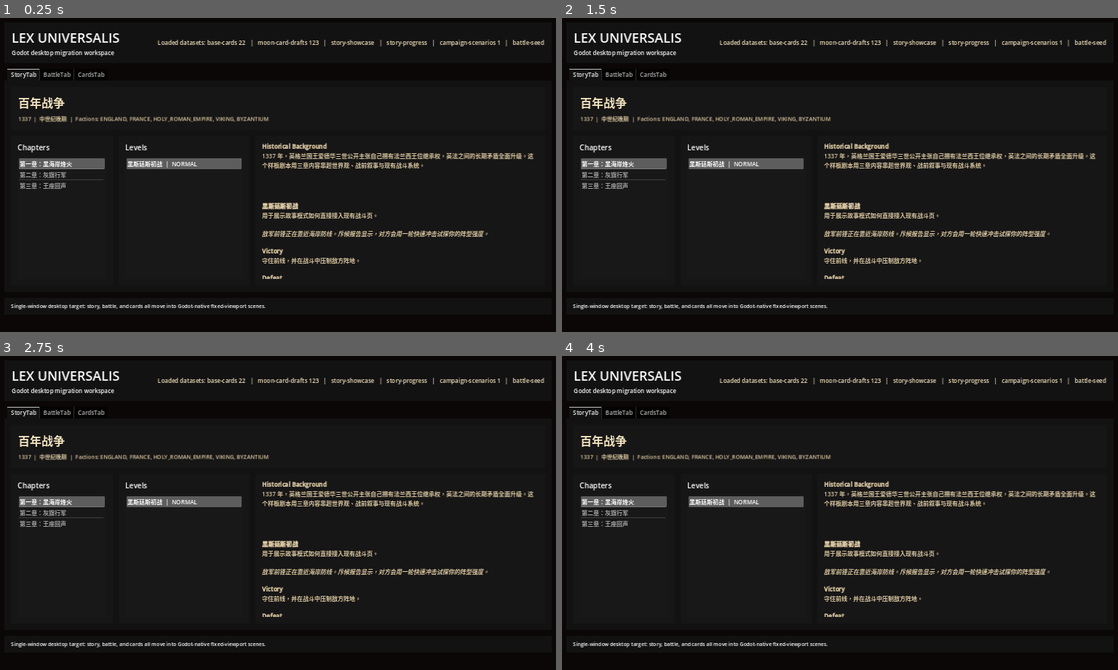
Above: before the commit, frames 1-4 (two rows, left to right).
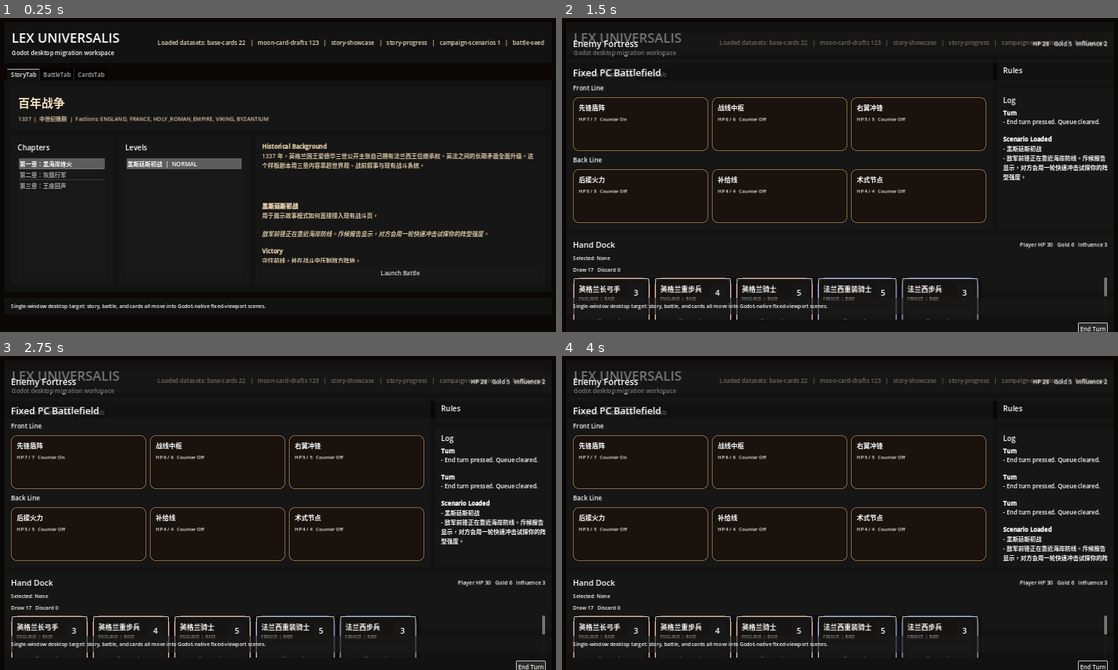
Above: after the commit, the same moments.

Repository: emptyinkpot/Lex-Universalis
Game: Godot game, scene res://scenes/Main.tscn
Two runs of this game, one before a commit and one after it. Both use one fixed random seed, a clock stepped at 60 frames per second and the inputs below.
Inputs (mouse positions are in pixels of both pictures, inside the frame that each line leads up to):
- Up to frame 1 (0.25 s): no input
- Up to frame 2 (1.5 s): click (962, 272) at 0.5 s, where only the run after the commit has a clickable "Launch Battle"; click (1090, 328) at 1.25 s, where only the run after the commit has a clickable "End Turn"
- Up to frame 3 (2.75 s): click (528, 666) at 2 s, where only the run after the commit has a clickable "End Turn"
- Up to frame 4 (4 s): click (1090, 666) at 2.75 s, where only the run after the commit has a clickable "End Turn"; tap A at 3.5 s; move the mouse to (967, 491) at 3.52 s; click (967, 491) at 3.67 s

The runs differ from the first frame. In frame 1, 0.1% of the frame differs, in the area x 47-76%, y 78-84%; in frame 2, 11%; in frame 3, 11%; in frame 4, 11%, in the area x 1-99%, y 4-100%.

Commit message:
feat: connect godot story flow to battle

Diff:
--- a/godot/scenes/story/StoryModeScene.tscn
+++ b/godot/scenes/story/StoryModeScene.tscn
@@ -136,5 +136,9 @@
 fit_content = false
 scroll_active = false
 
+[node name="LaunchButton" type="Button" parent="Padding/Root/Content/RightPanel/Padding/Body"]
+layout_mode = 2
+text = "Launch Battle"
+
 [connection signal="item_selected" from="Padding/Root/Content/LeftPanel/Padding/Body/ChapterList" to="." method="_on_chapter_list_item_selected"]
 [connection signal="item_selected" from="Padding/Root/Content/MiddlePanel/Padding/Body/LevelList" to="." method="_on_level_list_item_selected"]
--- a/godot/scripts/battle_scene.gd
+++ b/godot/scripts/battle_scene.gd
@@ -13,6 +13,7 @@
 var is_resolving := false
 var player_state: Dictionary = {}
 var enemy_state: Dictionary = {}
+var active_level: Dictionary = {}
 var rendered_hand_nodes: Array = []
 var rendered_slot_nodes: Dictionary = {}
 
@@ -41,6 +42,19 @@
 	end_turn_button.pressed.connect(_on_end_turn_pressed)
 	for _index in range(int(player_state.get("handSize", 5))):
 		_draw_card()
+	_render_all()
+
+func start_level(level_data: Dictionary) -> void:
+	active_level = level_data.duplicate(true)
+	var level_name := str(active_level.get("name", "Scenario Battle"))
+	var enemy_faction := str(active_level.get("enemyFaction", enemy_label.text))
+	enemy_label.text = level_name
+	rules_label.text = "[b]Battle Rules[/b]\n- Click a hand card to arm it.\n- Click a front or back slot to resolve damage.\n- Counter slots reduce incoming damage once.\n- After playing a card, it moves to discard and a new card is drawn.\n\n[b]Scenario[/b]\nEnemy faction: %s" % enemy_faction
+	log_label.text = "[b]Scenario Loaded[/b]\n- %s\n- %s\n\n%s" % [
+		level_name,
+		str(active_level.get("storyText", "")),
+		log_label.text,
+	]
 	_render_all()
 
 func _render_all() -> void:
--- a/godot/scripts/battle_slot.gd
+++ b/godot/scripts/battle_slot.gd
@@ -3,12 +3,17 @@
 signal slot_pressed(slot_id: String)
 
 var slot_id := ""
+var is_armed := false
+var is_hovered := false
 
 func _ready() -> void:
 	gui_input.connect(_on_gui_input)
+	mouse_entered.connect(_on_mouse_entered)
+	mouse_exited.connect(_on_mouse_exited)
 
 func setup(slot: Dictionary, armed: bool) -> void:
 	slot_id = str(slot.get("id", ""))
+	is_armed = armed
 	var title_label: Label = get_node("Padding/Body/Title")
 	var stats_label: Label = get_node("Padding/Body/Stats")
 	title_label.text = str(slot.get("title", "Slot"))
@@ -34,10 +39,18 @@
 	if event is InputEventMouseButton and event.button_index == MOUSE_BUTTON_LEFT and event.pressed:
 		slot_pressed.emit(slot_id)
 
+func _on_mouse_entered() -> void:
+	is_hovered = true
+	_apply_style(is_armed)
+
+func _on_mouse_exited() -> void:
+	is_hovered = false
+	_apply_style(is_armed)
+
 func _apply_style(armed: bool) -> void:
 	var style := StyleBoxFlat.new()
 	style.bg_color = Color("19120d")
-	style.border_color = Color("d0b06e") if armed else Color("8f6c45")
+	style.border_color = Color("f0cf84") if is_hovered and armed else (Color("d0b06e") if armed else Color("8f6c45"))
 	style.border_width_left = 2
 	style.border_width_top = 2
 	style.border_width_right = 2
@@ -46,6 +59,6 @@
 	style.corner_radius_top_right = 16
 	style.corner_radius_bottom_right = 16
 	style.corner_radius_bottom_left = 16
-	style.shadow_size = 12 if armed else 6
-	style.shadow_color = Color("d0b06e", 0.28) if armed else Color(0, 0, 0, 0.18)
+	style.shadow_size = 18 if is_hovered and armed else (12 if armed else 6)
+	style.shadow_color = Color("f0cf84", 0.36) if is_hovered and armed else (Color("d0b06e", 0.28) if armed else Color(0, 0, 0, 0.18))
 	add_theme_stylebox_override("panel", style)
--- a/godot/scripts/main.gd
+++ b/godot/scripts/main.gd
@@ -8,14 +8,19 @@
 @onready var top_stats: Label = get_node("Margin/Root/TopBar/TopBarPadding/TopBarRow/TopStats")
 @onready var tab_container: TabContainer = get_node("Margin/Root/Modes")
 var data_loader: RefCounted
+var story_view: Control
+var battle_view: Control
+var card_view: Control
 
 func _ready() -> void:
 	data_loader = DATA_LOADER.new()
 	top_stats.add_theme_color_override("font_color", Color("f1e2bf"))
 	_render_stats()
-	_mount_scene("StoryTab", STORY_SCENE)
-	_mount_scene("BattleTab", BATTLE_SCENE)
-	_mount_scene("CardsTab", CARD_SCENE)
+	story_view = _mount_scene("StoryTab", STORY_SCENE)
+	battle_view = _mount_scene("BattleTab", BATTLE_SCENE)
+	card_view = _mount_scene("CardsTab", CARD_SCENE)
+	if story_view.has_signal("launch_level"):
+		story_view.launch_level.connect(_on_story_launch_level)
 
 func _render_stats() -> void:
 	var manifest: Dictionary = data_loader.load_manifest()
@@ -30,10 +35,16 @@
 				summary.append("%s %s" % [str(dataset.get("id", "dataset")), str(count)])
 	top_stats.text = "Loaded datasets: %s" % "   |   ".join(summary)
 
-func _mount_scene(tab_name: String, scene: PackedScene) -> void:
+func _mount_scene(tab_name: String, scene: PackedScene) -> Control:
 	var host := tab_container.get_node(tab_name) as Control
 	for child in host.get_children():
 		child.queue_free()
 	var instance := scene.instantiate() as Control
 	instance.set_anchors_preset(Control.PRESET_FULL_RECT)
 	host.add_child(instance)
+	return instance
+
+func _on_story_launch_level(level_data: Dictionary) -> void:
+	tab_container.current_tab = 1
+	if battle_view.has_method("start_level"):
+		battle_view.start_level(level_data)
--- a/godot/scripts/story_mode_scene.gd
+++ b/godot/scripts/story_mode_scene.gd
@@ -1,9 +1,13 @@
 extends Control
+
+signal launch_level(level_data: Dictionary)
 
 const DATA_LOADER = preload("res://scripts/data_loader.gd")
 
 var story: Dictionary = {}
 var data_loader: RefCounted
+var selected_chapter_index := 0
+var selected_level_index := 0
 
 @onready var scenario_title: Label = get_node("Padding/Root/Hero/HeroPadding/TitleBlock/Title")
 @onready var scenario_meta: Label = get_node("Padding/Root/Hero/HeroPadding/TitleBlock/Meta")
@@ -11,11 +15,13 @@
 @onready var chapter_list: ItemList = get_node("Padding/Root/Content/LeftPanel/Padding/Body/ChapterList")
 @onready var level_list: ItemList = get_node("Padding/Root/Content/MiddlePanel/Padding/Body/LevelList")
 @onready var level_detail: RichTextLabel = get_node("Padding/Root/Content/RightPanel/Padding/Body/LevelDetail")
+@onready var launch_button: Button = get_node("Padding/Root/Content/RightPanel/Padding/Body/LaunchButton")
 
 func _ready() -> void:
 	data_loader = DATA_LOADER.new()
 	story = data_loader.load_story_showcase()
 	_apply_theme()
+	launch_button.pressed.connect(_on_launch_button_pressed)
 	_render_story()
 
 func _apply_theme() -> void:
@@ -40,6 +46,7 @@
 			chapter_list.add_item(str(chapter.get("name", "Unnamed Chapter")))
 	if chapters.size() > 0:
 		chapter_list.select(0)
+		selected_chapter_index = 0
 		_render_levels_for_chapter(0)
 
 func _render_levels_for_chapter(index: int) -> void:
@@ -58,6 +65,7 @@
 			])
 	if levels.size() > 0:
 		level_list.select(0)
+		selected_level_index = 0
 		_render_level_detail(index, 0)
 
 func _render_level_detail(chapter_index: int, level_index: int) -> void:
@@ -83,9 +91,23 @@
 	]
 
 func _on_chapter_list_item_selected(index: int) -> void:
+	selected_chapter_index = index
 	_render_levels_for_chapter(index)
 
 func _on_level_list_item_selected(index: int) -> void:
 	var selected := chapter_list.get_selected_items()
 	var chapter_index := selected[0] if selected.size() > 0 else 0
+	selected_chapter_index = chapter_index
+	selected_level_index = index
 	_render_level_detail(chapter_index, index)
+
+func _on_launch_button_pressed() -> void:
+	var chapters: Array = story.get("chapters", [])
+	if selected_chapter_index < 0 or selected_chapter_index >= chapters.size():
+		return
+	var chapter := chapters[selected_chapter_index] as Dictionary
+	var levels: Array = chapter.get("levels", [])
+	if selected_level_index < 0 or selected_level_index >= levels.size():
+		return
+	var level := levels[selected_level_index] as Dictionary
+	launch_level.emit(level)
